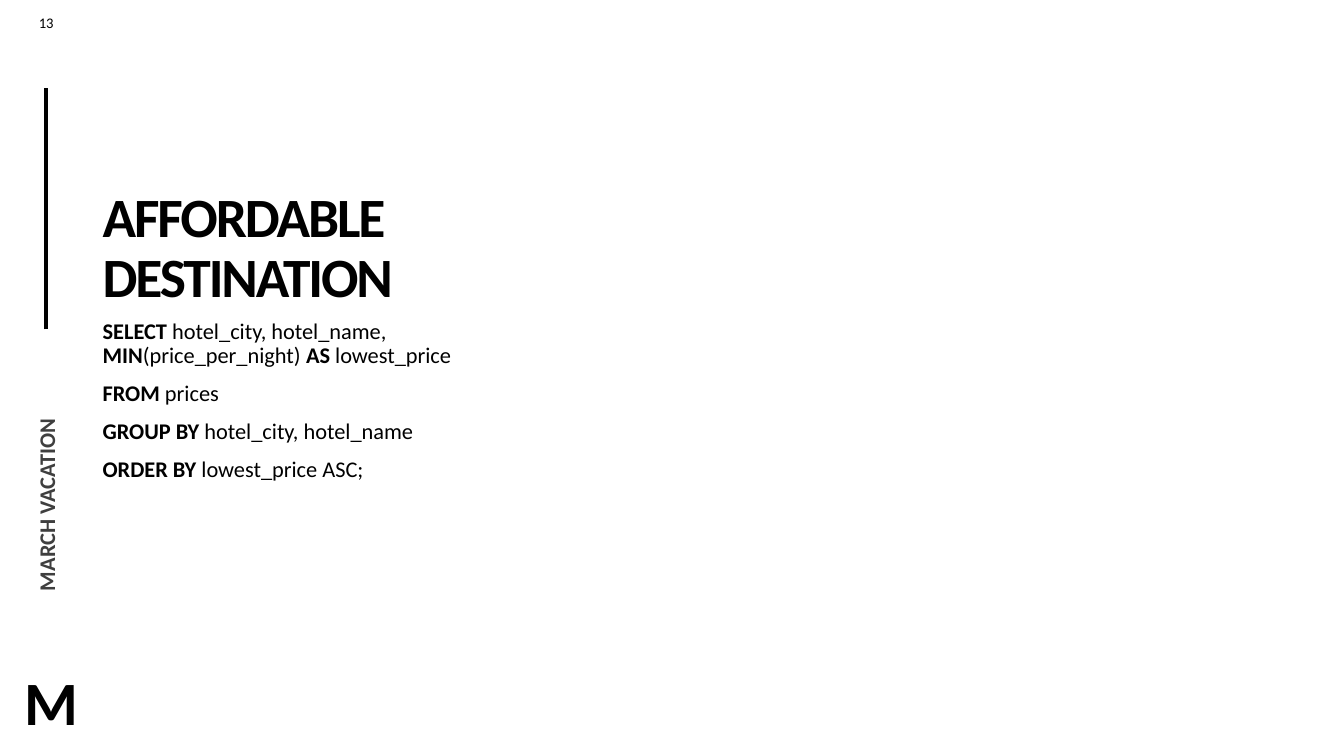
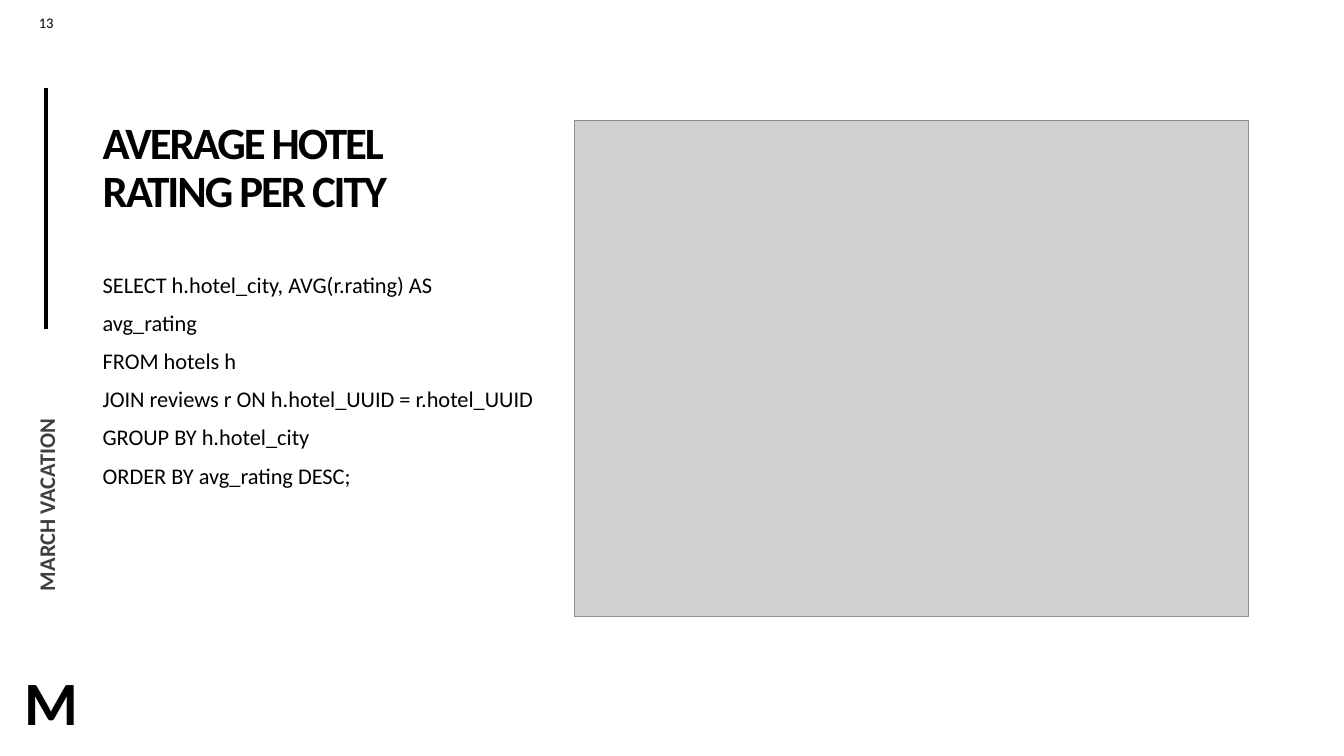
Before and after one commit to Poojashrees3/hadoop-clusters-travel, a slide deck: slide 13 of March vacation.pptx. Drawn at 1344x756 pixels with LibreOffice and Linux fonts; fonts in the diff are those of the drawing; grey boxes stand for pictures. Boxes give left, top, right and bottom in pixels: in the first picture for what was removed or moved away, otherwise in the second. Text is boxed around its words. In the diff, an @@ line names an element or a change of style, - is before the commit and + after.

```diff
--- a/March vacation.pptx
+++ b/March vacation.pptx
@@ title at [103,129,387,208]: text changed; size 39.6 to 32 pt @@
-AFFORDABLE DESTINATION
+AVERAGE HOTEL RATING PER CITY
@@ picture added at [575,121,1248,616] @@
@@ text at [103,277,533,488]: text changed @@
-SELECT hotel_city, hotel_name, MIN(price_per_night) AS lowest_price
-FROM prices
-GROUP BY hotel_city, hotel_name
-ORDER BY lowest_price ASC;
+SELECT h.hotel_city, AVG(r.rating) AS
+avg_rating
+FROM hotels h
+JOIN reviews r ON h.hotel_UUID = r.hotel_UUID
+GROUP BY h.hotel_city
+ORDER BY avg_rating DESC;
```
Also in this commit, not shown: 13 other slides changed, 1 slide added, 1 slide removed, 5 other files.
